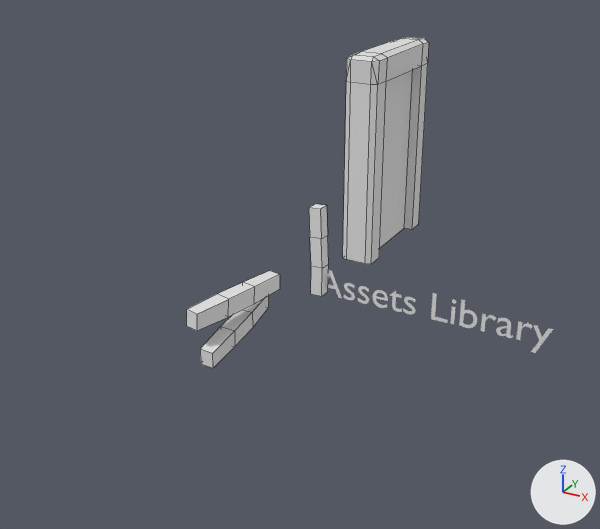
What one commit did to the Blender file Guillaume/castle3.blend.
The view is the same before and after, from a 50 mm lens placed at (8.7, -16.7, 9.0), pointed at (-0.6, 0.2, 0.6). Every picture has the same lights, and +X, +Y and +Z are marked at lower right. Mesh edges are drawn as thin lines on the coarser meshes. The same objects are shown in both versions, whatever each file hides. Materials are left out; every surface is plain grey.

Before the edit, the objects in view are built like this:
```python
me_cube = bpy.data.meshes.new('Cube')
me_cube.from_pydata(...)  # 16 vertices, 14 faces; spans x -0.2..0.2, y -0.17..0.17, z 0.0..2.29
me_cube.materials.append(mat_material_001)
me_cube_001 = bpy.data.meshes.new('Cube.001')
me_cube_001.from_pydata(...)  # 52 vertices, 49 faces; spans x -0.44..0.44, y -1.82..1.8, z 0.0..5.52
# faces by material slot: [47, 2]
me_cube_001.materials.append(None)
me_cube_001.materials.append(mat_material)
txt_text = bpy.data.curves.new('Text', 'FONT')
txt_text.body = 'Assets Library'
ob_asset_door = bpy.data.objects.new('asset.door', me_cube_001)
ob_asset_door.location = (0.0, 4.0, 0.0)
ob_asset_stick = bpy.data.objects.new('asset.stick', me_cube)
ob_asset_stick.location = (0.0, 0.0, 0.0)
ob_text_assetlib = bpy.data.objects.new('text.assetlib', txt_text)
ob_text_assetlib.location = (0.0, 0.0, 0.0)
ob_text_assetlib.rotation_euler = (1.571, 0.0, 0.0)  # degrees (90, 0, 0)
# also in view: 'asset.planks' at (0.0, -3.7, 1.1)
```
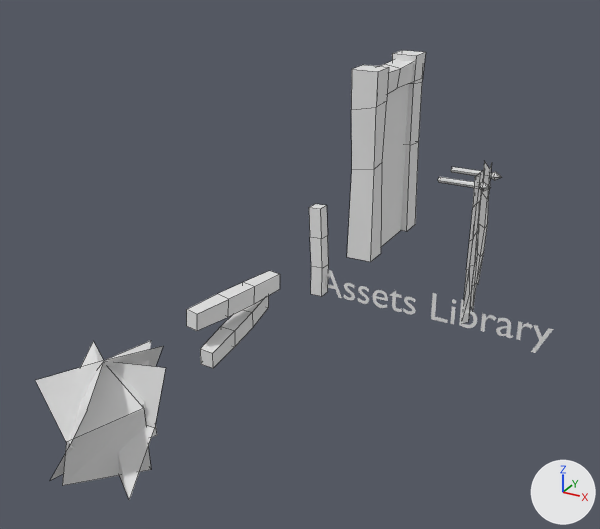
Changed parts and their boxes (x1, y1, x2, y2) in the pictures (600 x 529 px):
'asset.door', reshaped (8% narrower, 7% shorter): before (343, 37, 429, 264); after (347, 50, 426, 262)
'asset.buisson', added: after (35, 341, 166, 500)
'asset.etendard', added: after (438, 161, 501, 323)
part 1 of me_cube_001, added: after (392, 50, 426, 232)
part 2 of me_cube_001, added: after (347, 65, 389, 262)
part 3 of me_cube_001, cut back: before (343, 37, 429, 264); after (380, 59, 414, 94)

The change, as a diff of the scene's bpy script:
```diff
--- a/Guillaume/castle3.blend.py
+++ b/Guillaume/castle3.blend.py
@@ me_cube_001 @@
 # used by ob_asset_door; location = (0.0, 4.0, 0.0)
-me_cube_001.from_pydata(...)  # 52 vertices, 49 faces; spans x -0.44..0.44, y -1.82..1.8, z 0.0..5.52
+me_cube_001.from_pydata(...)  # 52 vertices, 40 faces; spans x -0.36..0.36, y -1.62..1.68, z 0.0..5.13
+# me_cube_001 part 1: a new loose piece of 16 vertices spanning x -0.36..0.36, y 0.97..1.68, z 0.01..5.13
+# me_cube_001 part 2: a new loose piece of 16 vertices spanning x -0.36..0.36, y -1.62..-0.91, z 0.01..5.13
+# me_cube_001 part 3
+# 44 vertices are removed from x -0.44..0.44, y -1.82..1.8, z 0.0..5.52
+# 47 faces are deleted
+# 12 vertices are added at x -0.3..0.3, y -1.46..1.64, z 4.4..5.0
+# 12 new faces join them
@@ me_cube_008 @@
+me_cube_008.from_pydata(...)  # 68 vertices, 60 faces; spans x -0.56..1.3, y -0.99..1.01, z -5.49..0.58
+me_cube_008.polygons.foreach_set('use_smooth', [True] * 60)
@@ me_plane_001 @@
+me_plane_001.from_pydata(...)  # 27 vertices, 12 faces; spans x -1.01..1.09, y -1.08..1.02, z -0.01..2.14
@@ ob_asset_etendard @@
+ob_asset_etendard = bpy.data.objects.new('asset.etendard', me_cube_008)
+ob_asset_etendard.location = (0.0, 10.86, 0.0)
@@ ob_asset_buisson @@
+ob_asset_buisson = bpy.data.objects.new('asset.buisson', me_plane_001)
+ob_asset_buisson.location = (0.0, -7.77, 0.0)
```
